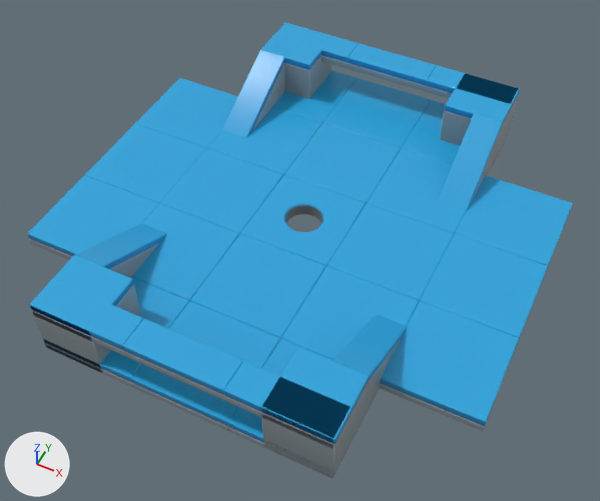
Before and after pictures for a commit that changed the Blender file construction/Level.blend.
Rendered twice from a 50 mm lens placed at (16.2, -33.2, 38.2), pointed at (0.6, -2.0, -0.8). Every picture has the same lights, and +X, +Y and +Z are marked at lower left.

The first picture shows 'platform_4x4x4_blue.003', 'platform_4x4x4_blue.004', 'platform_6x2x1_blue', 'platform_6x2x1_blue.001', 'platform_6x2x1_blue.002', 'platform_6x2x1_blue.003', 'platform_6x2x1_blue.004', 'platform_6x2x1_blue.005', 'platform_6x6x1_blue.004', 'platform_6x6x1_blue.005', 'platform_6x6x1_blue.006', 'platform_6x6x1_blue.011', 'platform_6x6x1_blue.012', 'platform_6x6x1_blue.014', 'platform_6x6x1_blue.015', 'platform_6x6x1_blue.016', 'platform_6x6x1_blue.017', 'platform_hole_6x6x1_blue', 'platform_slope_2x6x4_blue', 'platform_slope_2x6x4_blue.001', 'platform_slope_2x6x4_blue.002', 'platform_slope_2x6x4_blue.003'.
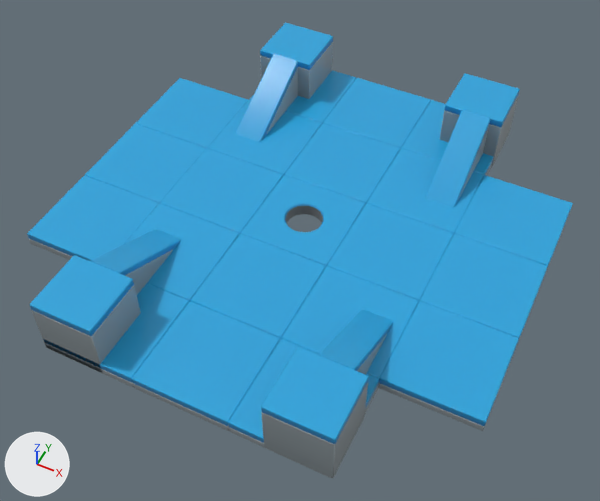
Location of each change, (x1, y1, x2, y2) in pixels of the pictures (600 x 501 px):
```json
{"object": "platform_6x2x1_blue.005", "change": "deleted", "before": [123, 319, 243, 400], "on screen": "blue"}
{"object": "platform_slope_2x6x4_blue.001", "change": "moved", "before": [437, 114, 502, 212], "after": [425, 110, 490, 208]}
{"object": "platform_6x2x1_blue.003", "change": "deleted", "before": [224, 361, 349, 449], "on screen": "blue"}
{"object": "platform_slope_2x6x4_blue", "change": "moved", "before": [222, 50, 285, 138], "after": [235, 54, 298, 142]}
{"object": "platform_6x2x1_blue.004", "change": "deleted", "before": [30, 280, 144, 356], "on screen": "blue"}
{"object": "platform_slope_2x6x4_blue.002", "change": "moved", "before": [334, 314, 407, 415], "after": [319, 309, 394, 375]}
{"object": "platform_slope_2x6x4_blue.003", "change": "moved", "before": [75, 223, 167, 278], "after": [90, 229, 182, 295]}
{"object": "platform_6x2x1_blue", "change": "deleted", "before": [347, 43, 436, 91], "on screen": "blue"}
{"object": "platform_6x2x1_blue.001", "change": "deleted", "before": [274, 23, 359, 68], "on screen": "blue"}
{"object": "platform_6x2x1_blue.002", "change": "deleted", "before": [425, 66, 518, 104], "on screen": "blue"}
```

Edits to the scene script, one JSON object a line:
```json
{"op": "remove", "block": "ob_platform_6x2x1_blue_001", "code": ["ob_platform_6x2x1_blue_001 = bpy.data.objects.new('platform_6x2x1_blue.001', me_platform_6x2x1_blue_001)", "ob_platform_6x2x1_blue_001.location = (0.0, 0.0, 0.0)"]}
{"op": "set", "path": "ob_platform_slope_2x6x4_blue_001.location", "old": "(0.0, 0.0, 0.0)", "new": "(-0.82, 0.0, 0.0)"}
{"op": "remove", "block": "ob_platform_6x2x1_blue_002", "code": ["ob_platform_6x2x1_blue_002 = bpy.data.objects.new('platform_6x2x1_blue.002', me_platform_6x2x1_blue_002)", "ob_platform_6x2x1_blue_002.location = (0.0, 0.0, 0.0)"]}
{"op": "remove", "block": "ob_platform_6x2x1_blue", "code": ["ob_platform_6x2x1_blue = bpy.data.objects.new('platform_6x2x1_blue', me_platform_6x2x1_blue)", "ob_platform_6x2x1_blue.location = (0.0, 0.0, 0.0)"]}
{"op": "set", "path": "ob_platform_slope_2x6x4_blue.location", "old": "(0.0, 0.0, 0.0)", "new": "(1.06, 0.0, 0.0)"}
{"op": "set", "path": "ob_platform_slope_2x6x4_blue_002.location", "old": "(0.0, 0.0, 0.0)", "new": "(-0.82, 0.0, 0.0)"}
{"op": "remove", "block": "ob_platform_6x2x1_blue_003", "code": ["ob_platform_6x2x1_blue_003 = bpy.data.objects.new('platform_6x2x1_blue.003', me_platform_6x2x1_blue_006)", "ob_platform_6x2x1_blue_003.location = (0.0, 0.0, 0.0)"]}
{"op": "remove", "block": "ob_platform_6x2x1_blue_004", "code": ["ob_platform_6x2x1_blue_004 = bpy.data.objects.new('platform_6x2x1_blue.004', me_platform_6x2x1_blue_007)", "ob_platform_6x2x1_blue_004.location = (0.0, 0.0, 0.0)"]}
{"op": "remove", "block": "ob_platform_6x2x1_blue_005", "code": ["ob_platform_6x2x1_blue_005 = bpy.data.objects.new('platform_6x2x1_blue.005', me_platform_6x2x1_blue_008)", "ob_platform_6x2x1_blue_005.location = (0.0, 0.0, 0.0)"]}
{"op": "set", "path": "ob_platform_slope_2x6x4_blue_003.location", "old": "(0.0, 0.0, 0.0)", "new": "(1.06, 0.0, 0.0)"}
```
